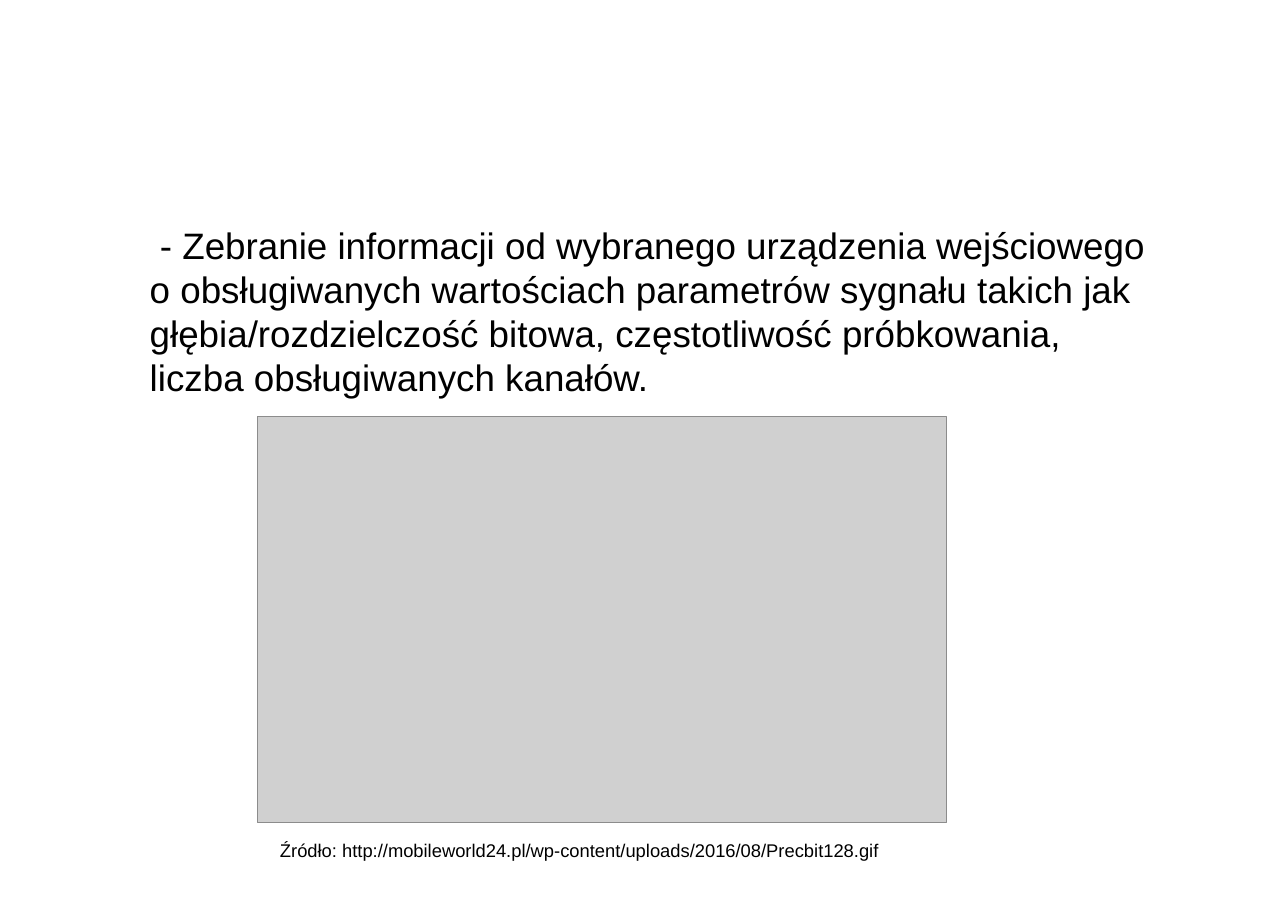
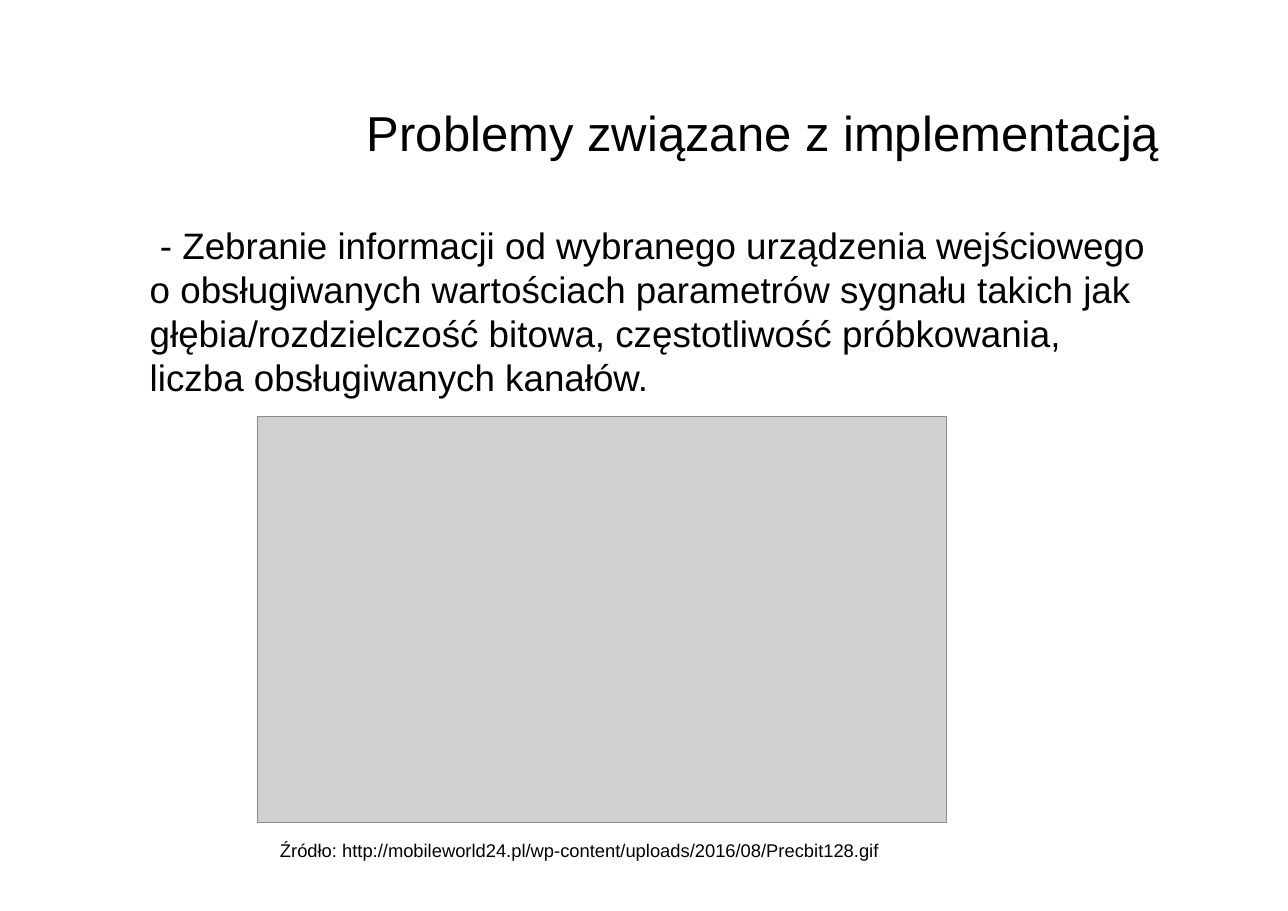
Before and after one commit to maciejj04/Apollo, a slide deck: slide 6 of docs/Seminatium1.odp. Drawn at 1288x911 pixels with LibreOffice and Linux fonts; fonts in the diff are those of the drawing; grey boxes stand for pictures; background and template pictures are left out. Boxes give left, top, right and bottom in pixels: in the first picture for what was removed or moved away, otherwise in the second. Text is boxed around its words. In the diff, an @@ line names an element or a change of style, - is before the commit and + after.

```diff
--- a/docs/Seminatium1.odp
+++ b/docs/Seminatium1.odp
@@ text added at (x1=367, y1=115, x2=1159, y2=161), 32 pt, text #000000 @@
+Problemy związane z implementacją
```
Also in this commit, not shown: 5 other slides changed, 9 other files.
